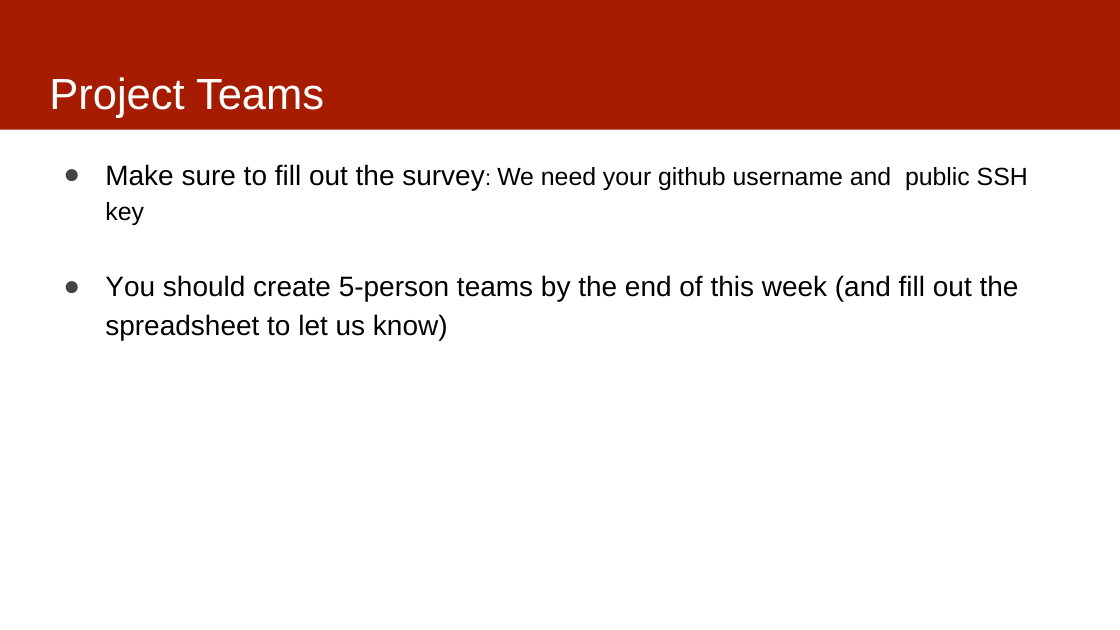
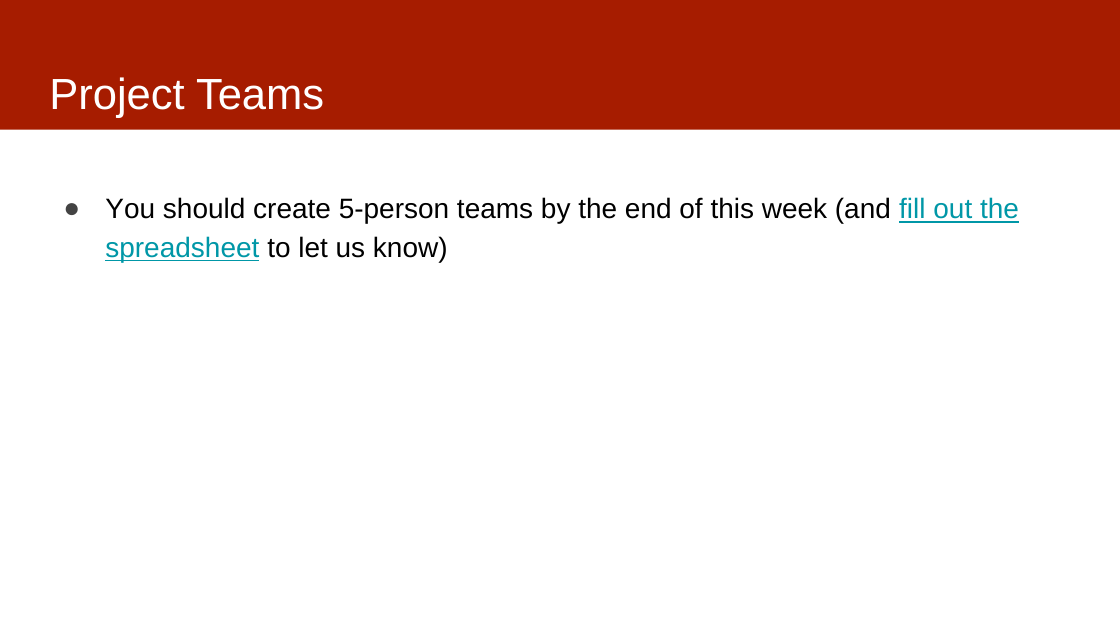
Before and after one commit to dssg/MLinPractice, a slide deck: slide 14 of Lectures/Lecture1-ClassOverview.pptx (slide 15 before the commit). Drawn at 1120x630 pixels with LibreOffice and Linux fonts; fonts in the diff are those of the drawing. Boxes give left, top, right and bottom in pixels: in the first picture for what was removed or moved away, otherwise in the second. Text is boxed around its words. In the diff, an @@ line names an element or a change of style, - is before the commit and + after.

```diff
--- a/Lectures/Lecture1-ClassOverview.pptx
+++ b/Lectures/Lecture1-ClassOverview.pptx
@@ text "You should create 5-person teams ..." at bbox=[105, 197, 1019, 262]: text colour #000000 to #0097A7, underline on in "fill out the spreadsheet" @@
@@ text at bbox=[105, 164, 1028, 225]: paragraph removed @@
-● Make sure to fill out the survey: We need your github username and public SSH key
```
Also in this commit, not shown: 2 other slides changed, 1 slide removed.
